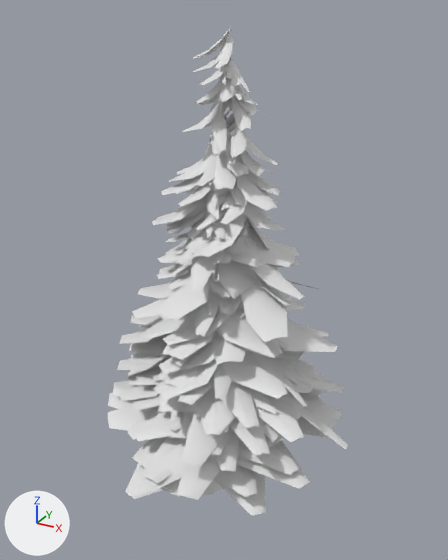
Two versions of the FBX model Cryptid 1.0.1/Assets/Meshes/Foliage/Trees/TreeCollection.fbx, one commit apart.
Camera for both pictures: a 50 mm lens placed at (6.93, -11.33, 11.89), pointed at (0.43, 0.49, 5.98). Lighting does not change. The marker at lower left points along +X, +Y and +Z. Materials are left out; every surface is plain grey. Where no turn or scale is listed for an object, it has been applied to the vertices.

Objects in the first picture: 'Pine_Tree_2', 'Pine_Tree_3', 'Pine_Tree_4', 'Pine_Tree_5', 'Pine_Tree_6', 'Pine_Tree_7'.
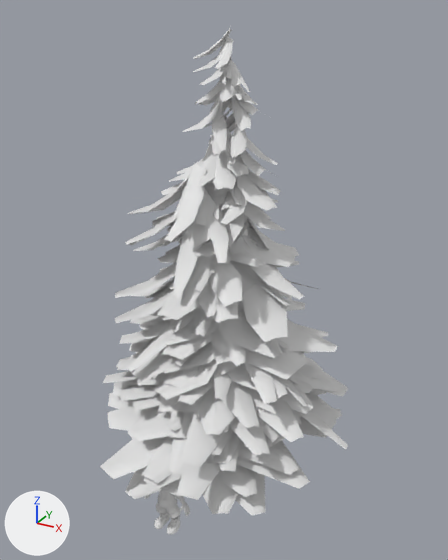
What differs and where, as boxes [x1, y1, x2, y2] in the pictures (448 x 560 px):
```json
{"object": "Pine_Tree_1", "change": "added", "after": [100, 162, 348, 514]}
{"object": "Caleb_Geometry:hair6", "change": "added", "after": [145, 445, 190, 535]}
```

The change, as JSON lines over the scene's bpy script:
```json
{"op": "add", "block": "me_mesh_008", "code": ["me_mesh_008 = bpy.data.meshes.new('Mesh.008')", "me_mesh_008.from_pydata(...)  # 629 vertices, 317 faces; spans x -3.17..3.17, y -3.1..3.1, z -0.07..8.91"]}
{"op": "add", "block": "me_mesh_001_1", "code": ["me_mesh_001_1 = bpy.data.meshes.new('Mesh.001')", "me_mesh_001_1.from_pydata(...)  # 3834 vertices, 3540 faces; spans x -0.64..0.64, y -0.57..0.57, z -1.22..1.22"]}
{"op": "add", "block": "ob_pine_tree_1", "code": ["ob_pine_tree_1 = bpy.data.objects.new('Pine_Tree_1', me_mesh_008)", "ob_pine_tree_1.location = (0.2, 0.44, 0.0)"]}
{"op": "add", "block": "ob_caleb_geometry_hair6", "code": ["ob_caleb_geometry_hair6 = bpy.data.objects.new('Caleb_Geometry:hair6', me_mesh_001_1)", "ob_caleb_geometry_hair6.location = (0.0, -1.69, 1.22)"]}
```
